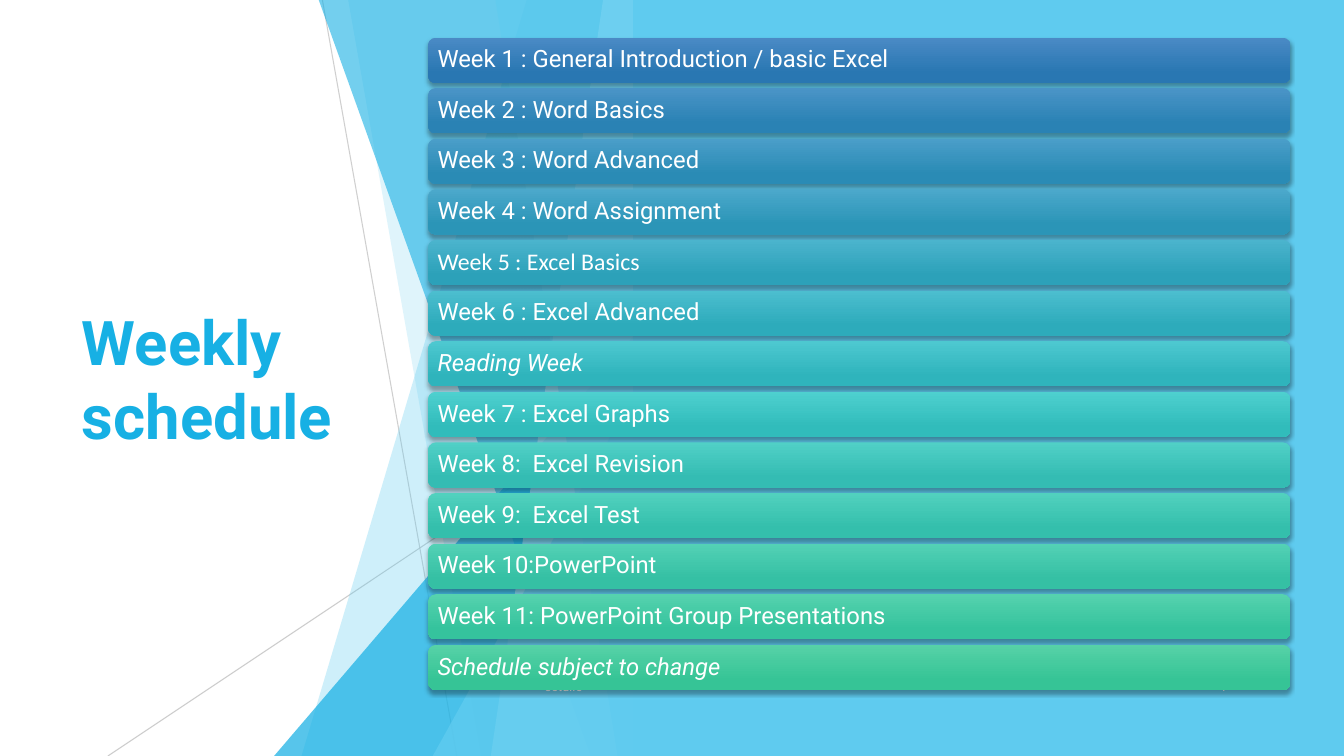
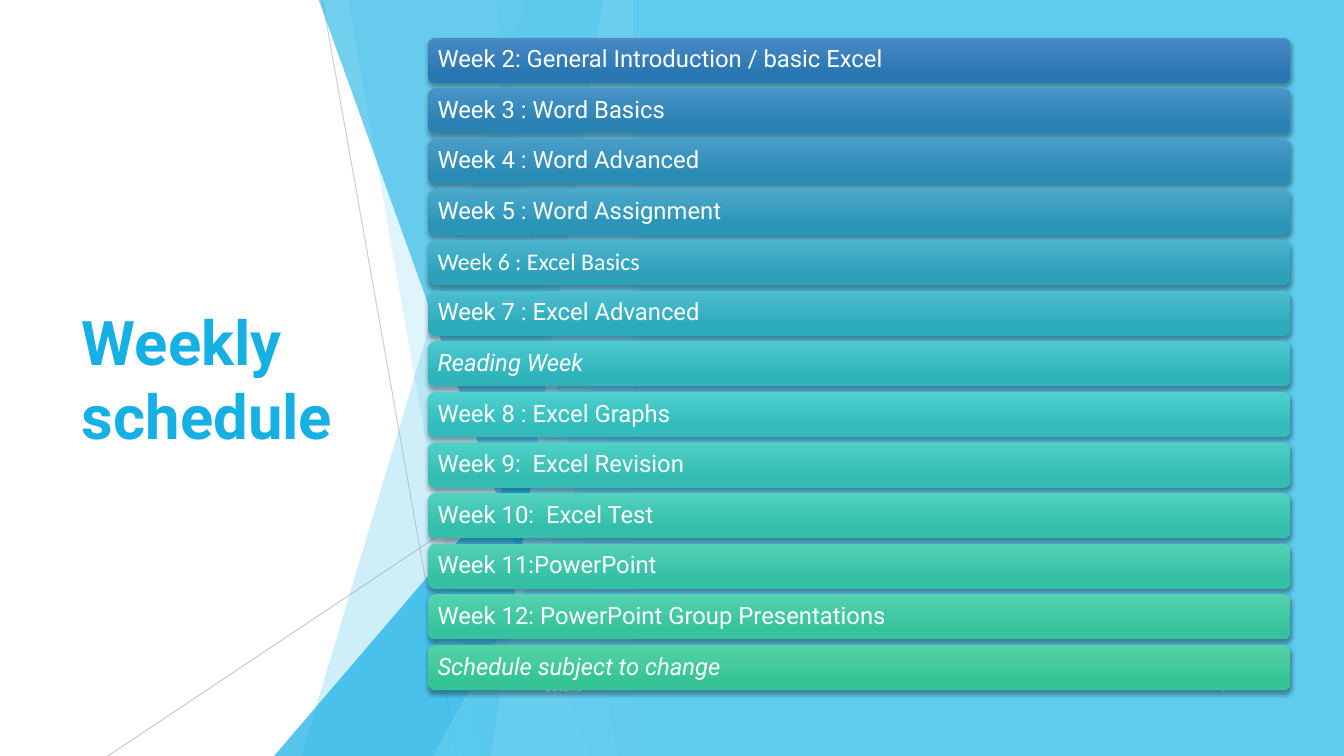
Before and after one commit to maireadmeagher/ICT-25, a slide deck: slide 4 of topic01-introduction-to-ICT/unit-1/talk-1/a-intro.pptx. Drawn at 1344x756 pixels with LibreOffice and Linux fonts; fonts in the diff are those of the drawing. Boxes give left, top, right and bottom in pixels: in the first picture for what was removed or moved away, otherwise in the second. Text is boxed around its words. In the diff, an @@ line names an element or a change of style, - is before the commit and + after.

```diff
--- a/topic01-introduction-to-ICT/unit-1/talk-1/a-intro.pptx
+++ b/topic01-introduction-to-ICT/unit-1/talk-1/a-intro.pptx
@@ text at [438,49,882,67]: text changed @@
-Week 1 : General Introduction / basic Excel
+Week 2: General Introduction / basic Excel
@@ text at [438,100,665,118]: text changed @@
-Week 2 : Word Basics
+Week 3 : Word Basics
@@ text at [438,150,699,168]: text changed @@
-Week 3 : Word Advanced
+Week 4 : Word Advanced
@@ text at [438,201,721,224]: text changed @@
-Week 4 : Word Assignment
+Week 5 : Word Assignment
@@ text at [438,253,640,270]: text changed @@
-Week 5 : Excel Basics
+Week 6 : Excel Basics
@@ text at [438,302,700,320]: text changed @@
-Week 6 : Excel Advanced
+Week 7 : Excel Advanced
@@ text at [438,404,671,427]: text changed @@
-Week 7 : Excel Graphs
+Week 8 : Excel Graphs
@@ text at [438,454,684,472]: text changed @@
-Week 8: Excel Revision
+Week 9: Excel Revision
@@ text at [438,505,654,523]: text changed @@
-Week 9: Excel Test
+Week 10: Excel Test
@@ text at [438,555,657,573]: text changed @@
-Week 10:PowerPoint
+Week 11:PowerPoint
@@ text at [438,606,885,629]: text changed @@
-Week 11: PowerPoint Group Presentations
+Week 12: PowerPoint Group Presentations
```
Also in this commit, not shown: 1 other slide changed, 1 slide added, 3 other files.
